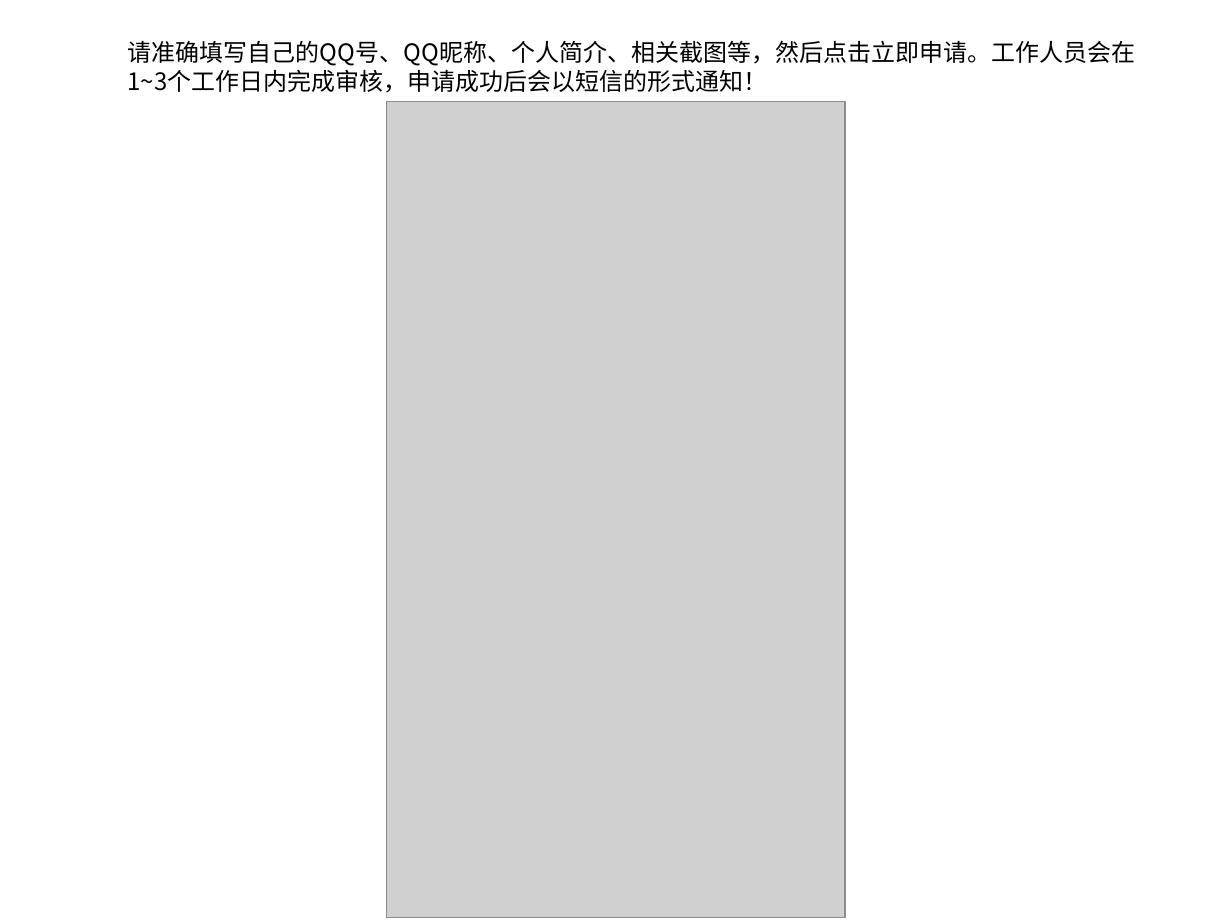
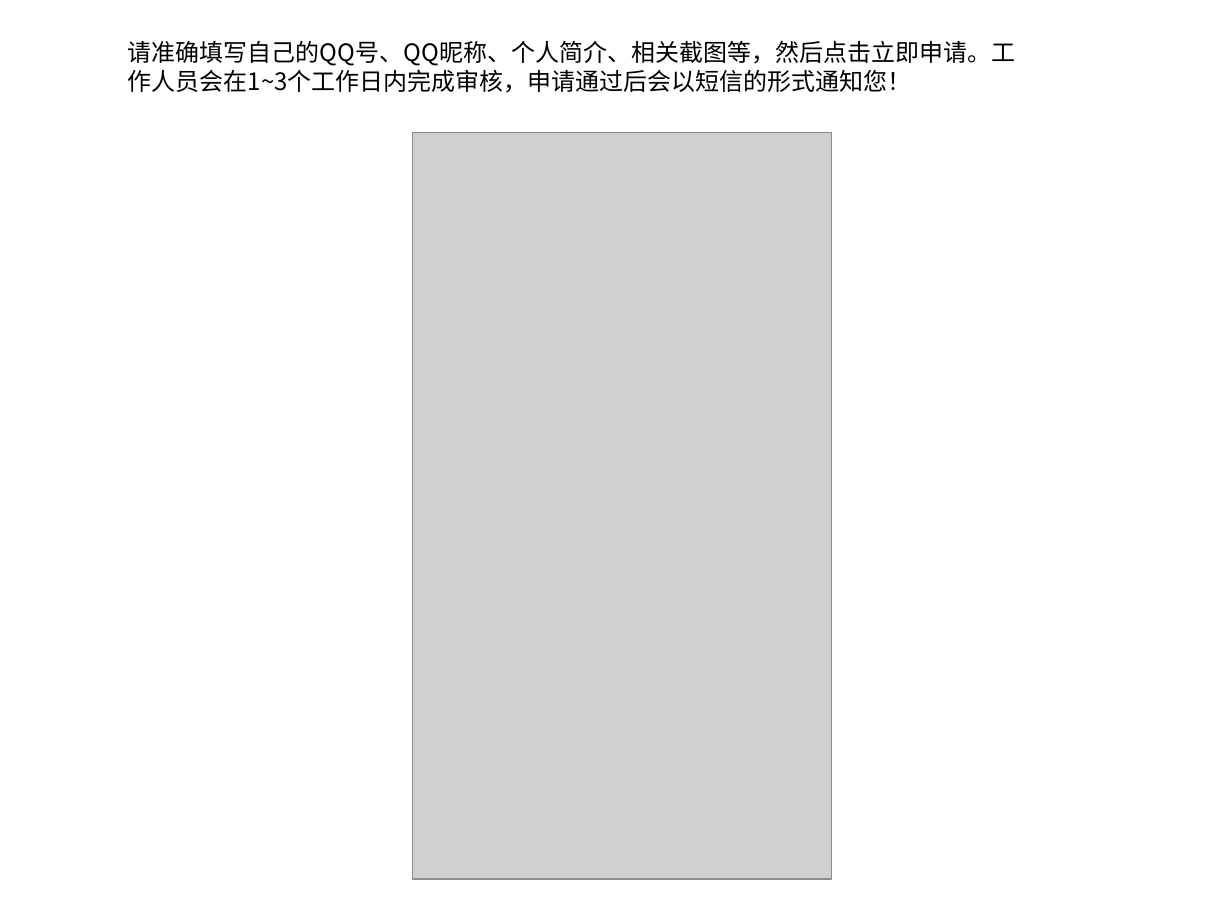
Before and after one commit to csdusunlight/qudao, a slide deck: slide 2 of static/download/福利联盟新人指南.ppt. Drawn at 1232x924 pixels with LibreOffice and Linux fonts; fonts in the diff are those of the drawing; grey boxes stand for pictures; background and template pictures are left out. Boxes give left, top, right and bottom in pixels: in the first picture for what was removed or moved away, otherwise in the second. Text is boxed around its words. In the diff, an @@ line names an element or a change of style, - is before the commit and + after.

```diff
--- a/static/download/福利联盟新人指南.ppt
+++ b/static/download/福利联盟新人指南.ppt
@@ text at <box>128,40,1015,93</box>: text changed @@
-请准确填写自己的QQ号、QQ昵称、个人简介、相关截图等，然后点击立即申请。工作人员会在1~3个工作日内完成审核，申请成功后会以短信的形式通知！
+请准确填写自己的QQ号、QQ昵称、个人简介、相关截图等，然后点击立即申请。工作人员会在1~3个工作日内完成审核，申请通过后会以短信的形式通知您！
@@ picture: place and size @@
-picture at <box>387,101,845,917</box>
+picture at <box>413,132,832,878</box>
```
Also in this commit, not shown: 9 other slides changed, 8 slides added, 4 slides removed, 4 other files.
